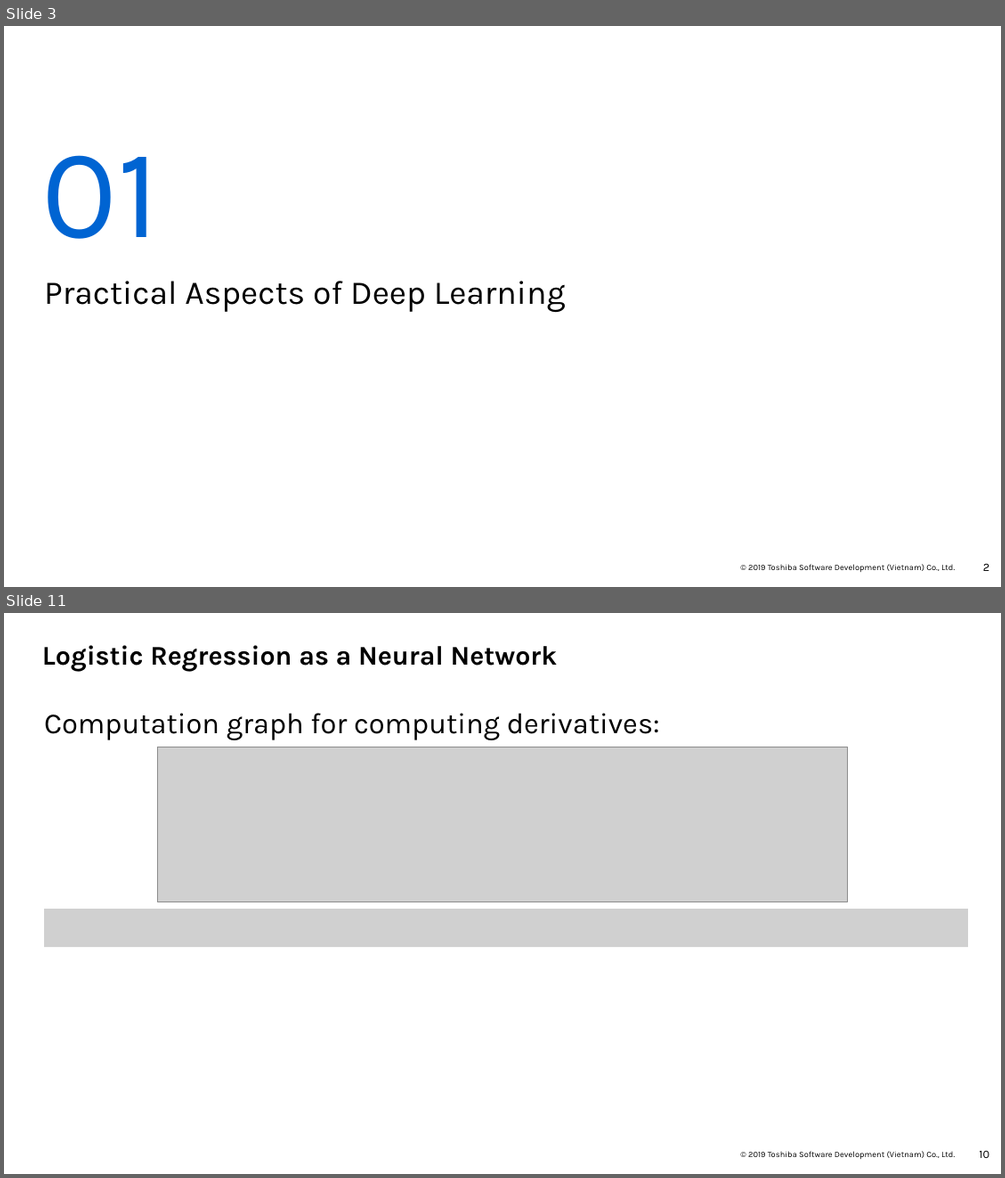
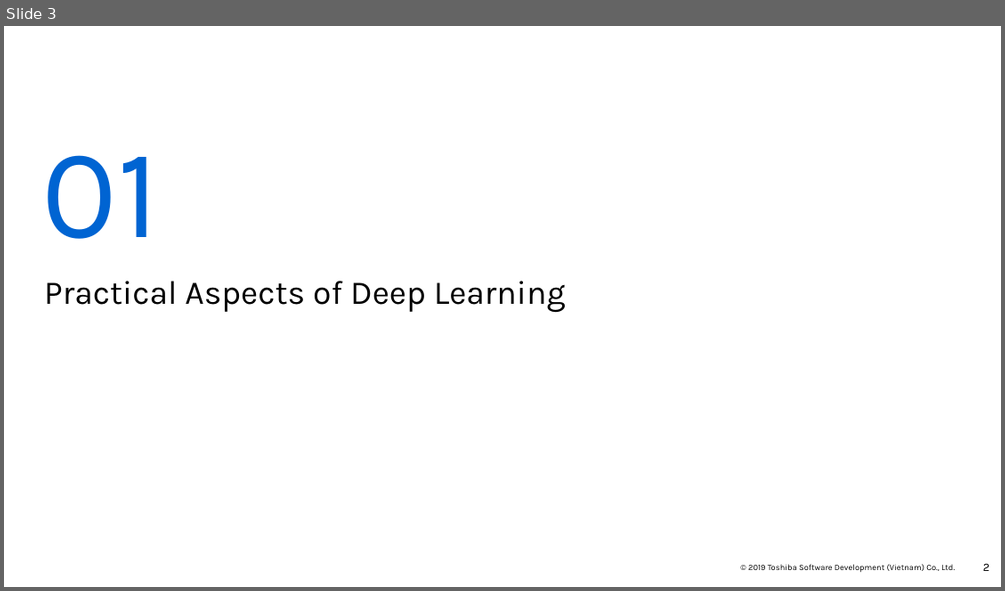
Before and after one commit to Doan-Nguyen/Coursera, a slide deck: Deep Learning Specialization - Report - Course 2.pptx. Shown one above the other, each under a label of ours: slides 3 and 11 before the commit, slide 3 after it; the slides between them are not shown. The pictures are 1005x1178 and 1005x591 pixels, drawn with LibreOffice and Linux fonts; fonts in the diff are those of the drawing; grey boxes stand for pictures; background and template pictures are left out. Boxes give left, top, right and bottom in pixels: in the first picture for what was removed or moved away, otherwise in the second. Text is boxed around its words. In the diff, an @@ line names an element or a change of style, - is before the commit and + after.

```diff
--- a/Deep Learning Specialization - Report - Course 2.pptx
+++ b/Deep Learning Specialization - Report - Course 2.pptx
@@ slide 11 removed at <box>4,613,1001,1174</box>, background #FFFFFF; not listed: 2 template elements that a slide beside it also shows @@
@@ title removed at <box>42,645,558,672</box> @@
-Logistic Regression as a Neural Network
@@ text removed at <box>44,713,660,740</box> @@
-Computation graph for computing derivatives:
@@ picture removed at <box>157,747,848,901</box> @@
@@ picture removed at <box>44,908,969,947</box> @@
```
Also in this commit, not shown: 1 slide changed, 4 slides added, 14 other slides removed.
